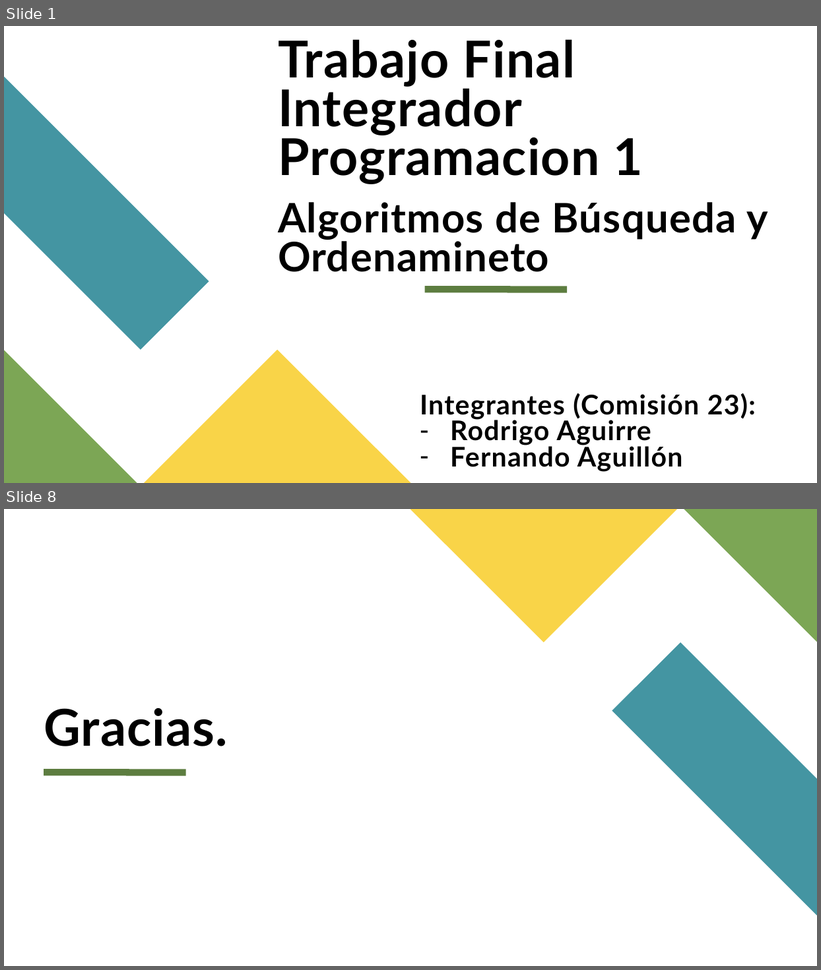
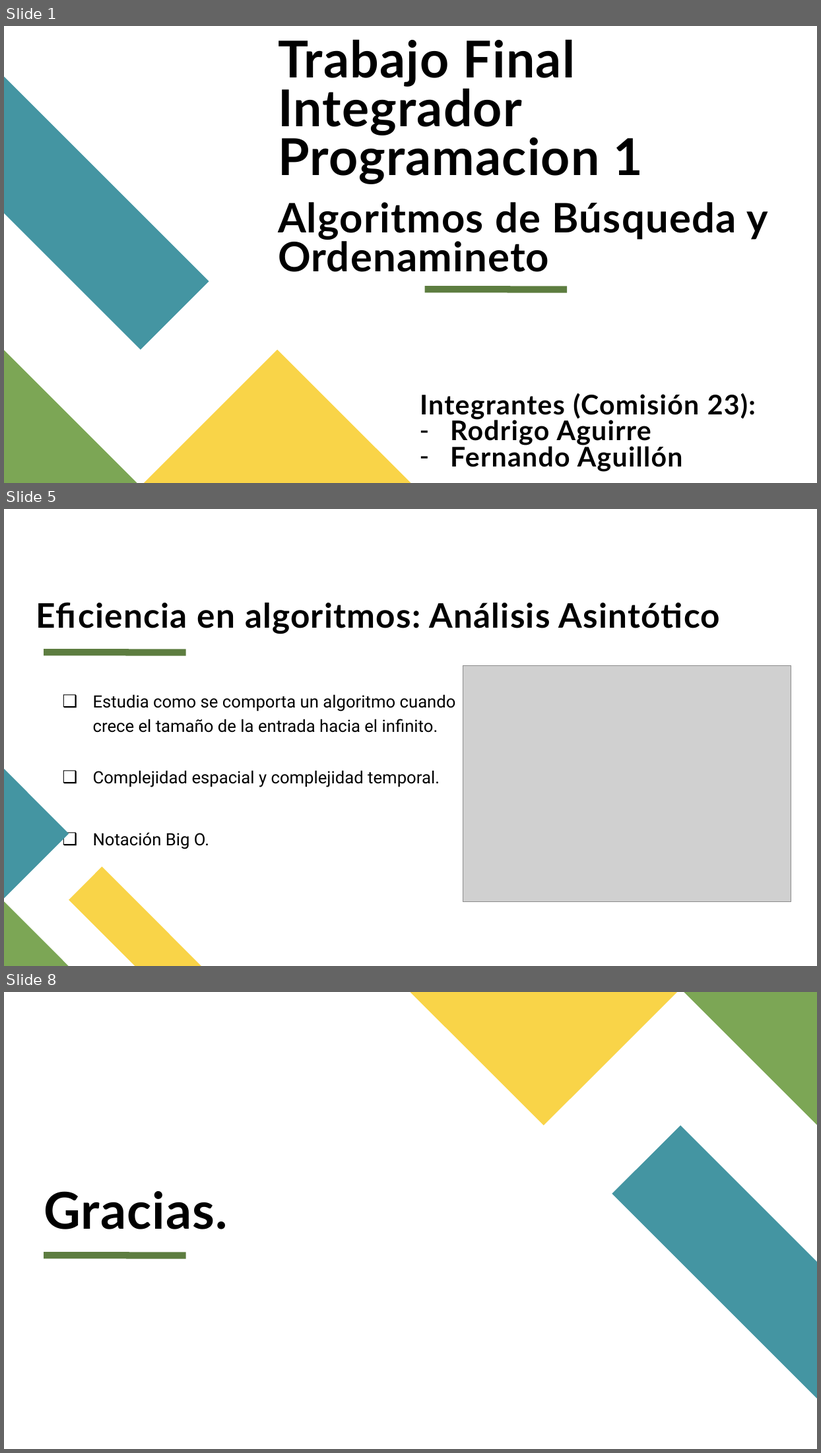
Before and after one commit to raguirre-wsc/UTN-TUPaD-P1, a slide deck: Trabajo Final Integrador Programación 1/Programacion 1 - TP Final Integrador - Rodrigo Aguirre y Fernando Aguillón.pptx. Shown one above the other, each under a label of ours: slides 1 and 8 before the commit, slides 1, 5 and 8 after it; the slides between them are not shown. The pictures are 821x970 and 821x1453 pixels, drawn with LibreOffice and Linux fonts; fonts in the diff are those of the drawing; grey boxes stand for pictures. Boxes give left, top, right and bottom in pixels: in the first picture for what was removed or moved away, otherwise in the second. Text is boxed around its words. In the diff, an @@ line names an element or a change of style, - is before the commit and + after.

```diff
--- a/Trabajo Final Integrador Programación 1/Programacion 1 - TP Final Integrador - Rodrigo Aguirre y Fernando Aguillón.pptx
+++ b/Trabajo Final Integrador Programación 1/Programacion 1 - TP Final Integrador - Rodrigo Aguirre y Fernando Aguillón.pptx
@@ slide 5 added at box(4, 509, 817, 966), background #FFFFFF @@
@@ title added at box(36, 602, 720, 634), 40 pt, text #000000, bold @@
+Eficiencia en algoritmos: Análisis Asintótico
@@ line added from (44, 652) to (186, 652), #5D7D40 8 pt @@
@@ picture added at box(463, 666, 791, 902) @@
@@ text added at box(93, 694, 456, 850), 20 pt, text #000000 @@
+❑ Estudia como se comporta un algoritmo cuando crece el tamaño de la entrada hacia el infinito.
+❑ Complejidad espacial y complejidad temporal.
+❑ Notación Big O.
@@ freeform shape added at box(4, 770, 69, 899), fill #4495A2 @@
@@ freeform shape added at box(69, 867, 201, 966), fill #F9D448 @@
@@ freeform shape added at box(4, 902, 69, 966), fill #7CA655 @@
```
Also in this commit, not shown: 3 slides changed, 2 other slides added, 3 slides removed, 4 other files.
